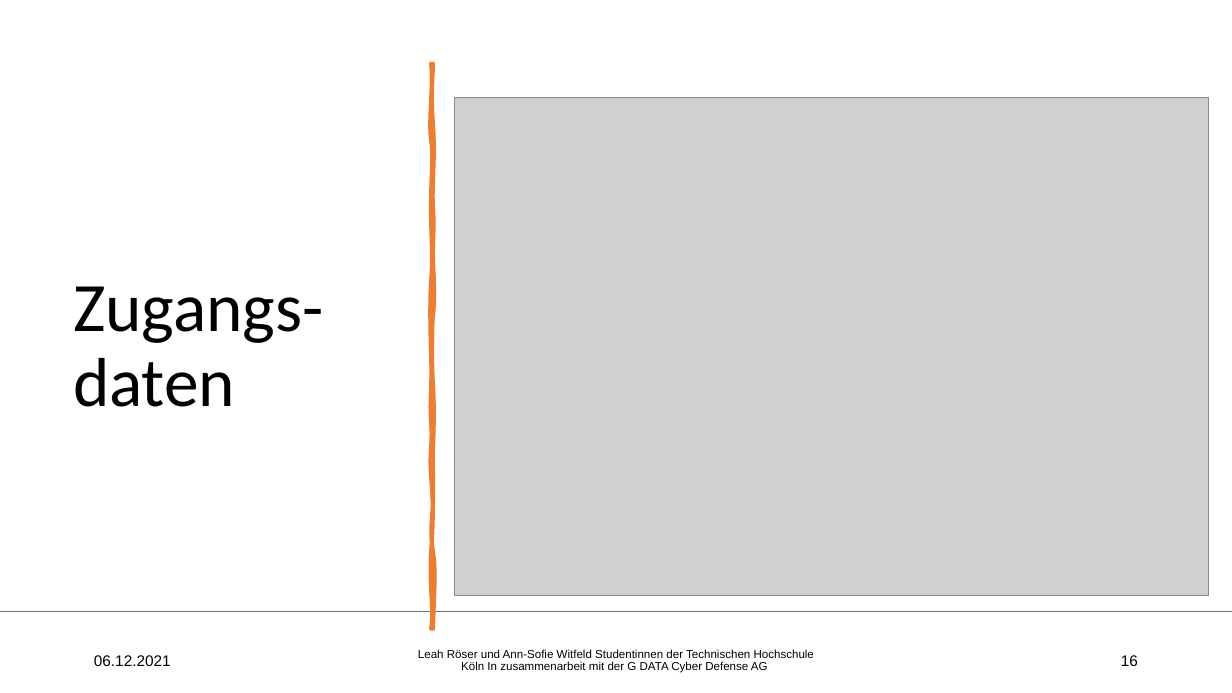
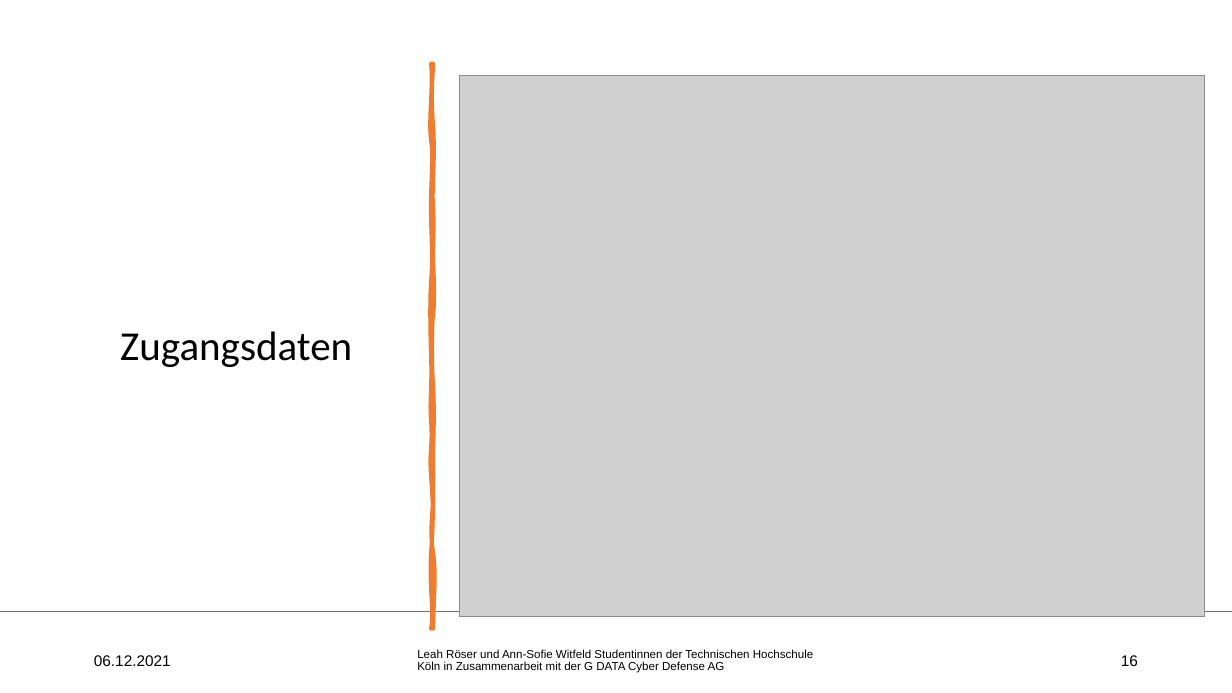
Before and after one commit to Miroeser/Praxisprojekt2021, a slide deck: slide 16 of Praesentation/Designevaluierung Schwerpunkt.pptx. Drawn at 1232x693 pixels with LibreOffice and Linux fonts; fonts in the diff are those of the drawing; grey boxes stand for pictures; background and template pictures are left out. Boxes give left, top, right and bottom in pixels: in the first picture for what was removed or moved away, otherwise in the second. Text is boxed around its words. In the diff, an @@ line names an element or a change of style, - is before the commit and + after.

```diff
--- a/Praesentation/Designevaluierung Schwerpunkt.pptx
+++ b/Praesentation/Designevaluierung Schwerpunkt.pptx
@@ picture at (x1=460, y1=75, x2=1205, y2=616): rotation 0 to 270 degrees @@
@@ title at (x1=120, y1=331, x2=352, y2=367): text changed; size 54 to 32 pt @@
-Zugangs-
-daten
+Zugangsdaten
@@ text at (x1=417, y1=649, x2=813, y2=673): text changed @@
-Leah Röser und Ann-Sofie Witfeld Studentinnen der Technischen Hochschule Köln In zusammenarbeit mit der G DATA Cyber Defense AG
+Leah Röser und Ann-Sofie Witfeld Studentinnen der Technischen Hochschule Köln in Zusammenarbeit mit der G DATA Cyber Defense AG
```
Also in this commit, not shown: 18 other slides changed, 7 slides added, 2 other files.
